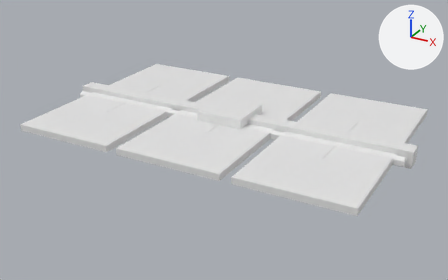
Two versions of the glTF model models/orbital_thermal_radiator.glb, one commit apart.
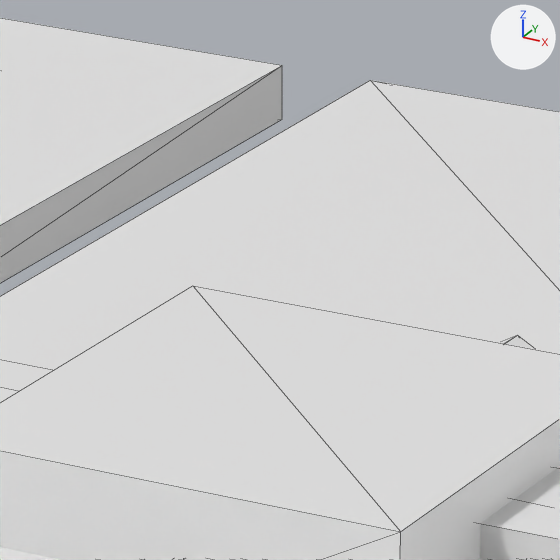
There are two pictures of each version: one whole from a 50 mm lens placed at (0.1722, -0.321, 0.1456), pointed at (-0.0005, -0.0071, -0.0113), one close up on the part from 45% to 57% of the width and 25% to 44% of the height. The axes (+X, +Y, +Z) are drawn at upper right. The lights are the same throughout. The last two pictures show the newer version. The close-ups show mesh edges as thin lines. Vertices at exactly the same position are counted once.

The scene before the commit, as lines of its bpy script (objects in view):
```python
me_cube = bpy.data.meshes.new('Cube')
me_cube.from_pydata(...)  # 160 vertices, 256 faces; spans x -0.115..0.115, y -0.073..0.073, z -0.008..0.008
ob_thermalradiator = bpy.data.objects.new('ThermalRadiator', me_cube)
ob_thermalradiator.location = (0.0, 0.0, 0.0)
```
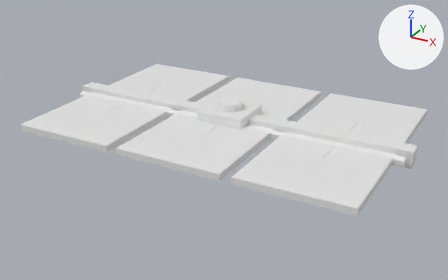
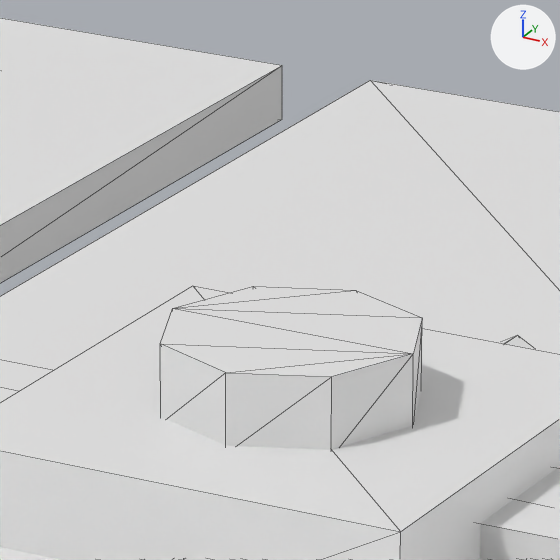
Boxes (x1, y1, x2, y2) around the edits, measured in the close-ups (560 x 560 px):
part 1 of me_cube, added
    after: (160, 286, 422, 450)

What changed in the scene script:
```text
Change me_cube:
    used by ob_thermalradiator; location = (0.0, 0.0, 0.0)
    remove me_cube.from_pydata(...)  # 160 vertices, 256 faces; spans x -0.115..0.115, y -0.073..0.073, z -0.008..0.008
    add me_cube.from_pydata(...)  # 176 vertices, 284 faces; spans x -0.115..0.115, y -0.073..0.073, z -0.008..0.012
    me_cube part 1: a new loose piece, an 8-sided cylinder along z spanning x -0.008..0.008, y -0.008..0.008, z 0.0075..0.0125
```
